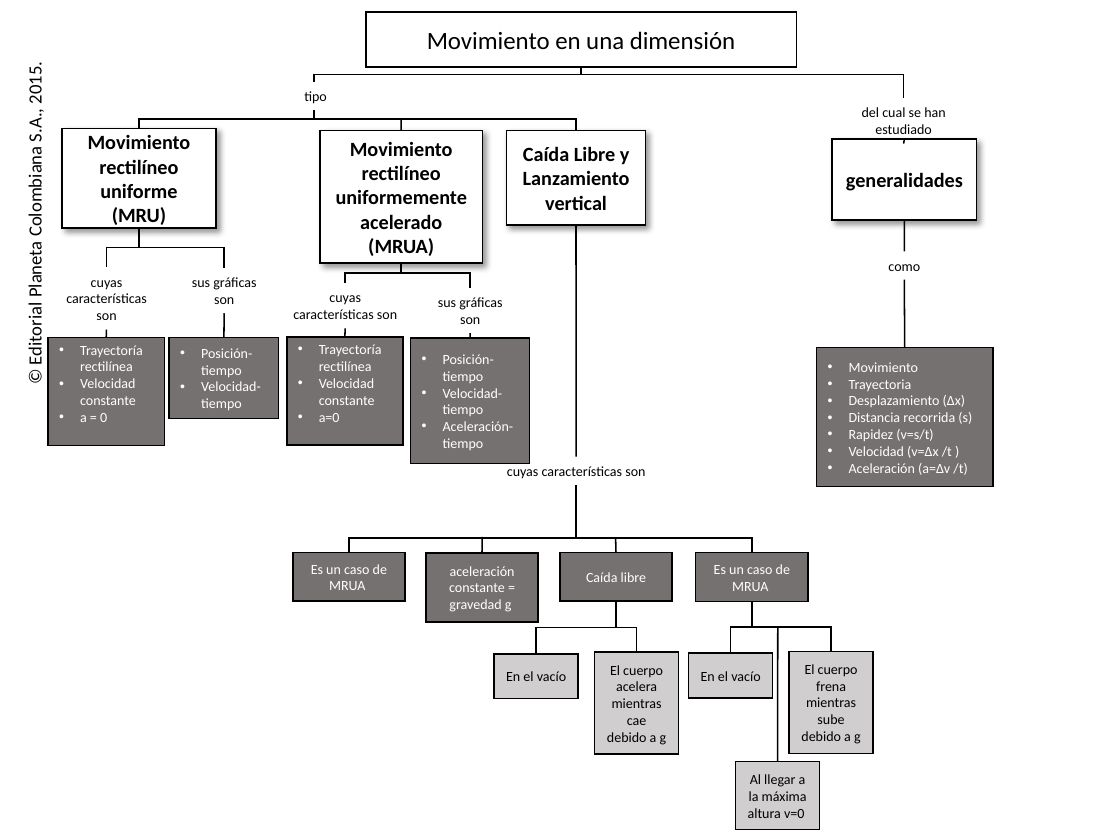
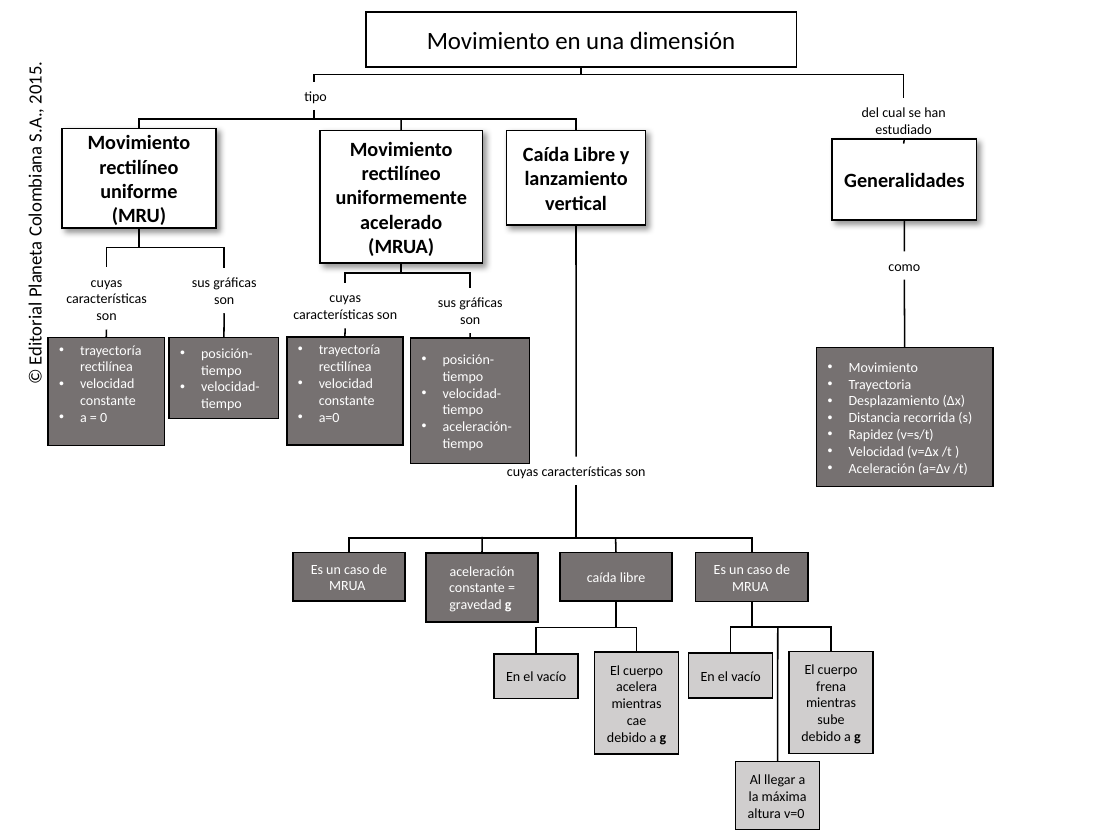
Before and after one commit to AulaPlanetaColombia/CienciasNaturales, a slide deck: slide 1 of fuentes/contenidos/grado10/guion02/CN_10_02.pptx. Drawn at 1120x840 pixels with LibreOffice and Linux fonts; fonts in the diff are those of the drawing; background and template pictures are left out. Boxes give left, top, right and bottom in pixels: in the first picture for what was removed or moved away, otherwise in the second. Text is boxed around its words. In the diff, an @@ line names an element or a change of style, - is before the commit and + after.

```diff
--- a/fuentes/contenidos/grado10/guion02/CN_10_02.pptx
+++ b/fuentes/contenidos/grado10/guion02/CN_10_02.pptx
@@ text in rectangle at [523,146,630,210]: text changed @@
-Caída Libre y Lanzamiento vertical
+Caída Libre y lanzamiento vertical
@@ text in rectangle at [844,172,964,187]: text changed @@
-generalidades
+Generalidades
@@ text in rectangle at [80,345,142,405]: text changed @@
-• Trayectoría rectilínea
-• Velocidad constante
+• trayectoría rectilínea
+• velocidad constante
@@ text in rectangle at [201,348,260,410]: text changed @@
-• Posición-tiempo
-• Velocidad- tiempo
+• posición-tiempo
+• velocidad- tiempo
@@ text in rectangle at [319,344,381,405]: text changed @@
-• Trayectoría rectilínea
-• Velocidad constante
+• trayectoría rectilínea
+• velocidad constante
@@ text in rectangle at [443,354,512,450]: text changed @@
-• Posición-tiempo
-• Velocidad- tiempo
-• Aceleración-tiempo
+• posición-tiempo
+• velocidad- tiempo
+• aceleración-tiempo
@@ text in rectangle at [587,572,645,582]: text changed @@
-Caída libre
+caída libre
@@ bold on in "g" in 3 elements at [426,553,538,622], [595,652,679,754], [788,652,872,754] @@
```
Also in this commit, not shown: 13 other files.
